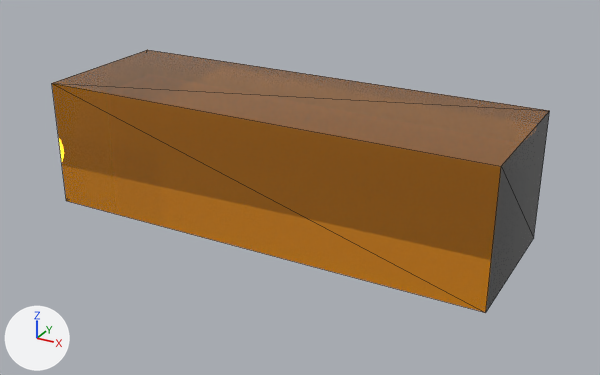
A saved change to the glTF model public/model/orange_glass_block.glb.
The view is the same before and after, from a camera (50 mm lens) standing at (2.47, -4.34, 1.99) and looking at (0.1, -0.03, -0.17). The lights are fixed; the arrows at lower left show +X, +Y and +Z. The older version comes first. Mesh edges are drawn as thin lines. Vertices at exactly the same position are counted once.

In view in the first picture: 'OrangeGlassBlock'.
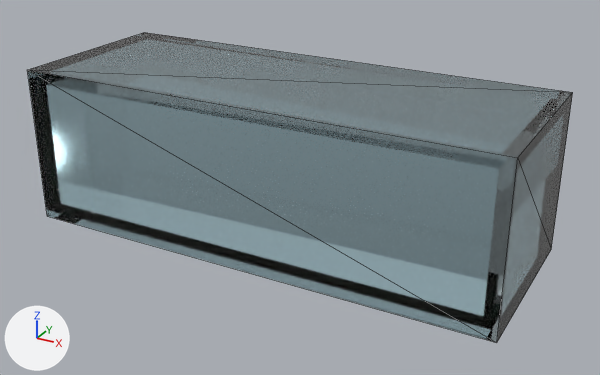
The change, as a list of edits to the scene's bpy script:
```text
Add mat_clearglass_003:
    mat_clearglass_003 = principled_material('ClearGlass.003')
    mat_clearglass_003.base_color = (0.8, 0.95, 1.0)  # pale blue #e7f9ff
    mat_clearglass_003.roughness = 0.03
    mat_clearglass_003.ior = 1.52
    mat_clearglass_003.transmission_weight = 1.0
Change me_cube_001:
    used by ob_orangeglassblock; location = (0.0, 0.0, 0.0)
    remove me_cube_001.from_pydata(...)  # 8 vertices, 12 faces; spans x -1.5..1.5, y -0.5..0.5, z -0.43..0.43
    add me_cube_001.from_pydata(...)  # 16 vertices, 24 faces; spans x -1.6..1.6, y -0.6..0.6, z -0.53..0.53
    me_cube_001 part 1: a new loose piece, a box spanning x -1.6..1.6, y -0.6..0.6, z -0.53..0.53, in mat_clearglass_003 (pale blue #e7f9ff)
    me_cube_001 part 2: 12 faces spanning x -1.5..1.5, y -0.5..0.5, z -0.43..0.43 switch from mat_orangeglass_002 (orange #ffa019) to mat_clearglass_003 (pale blue #e7f9ff)
```

Where the change shows, as pixel boxes [x1, y1, x2, y2] in the pictures (600 x 375 px):
'OrangeGlassBlock', reshaped (10% wider, 18% taller)
    before: [52, 50, 550, 313]
    after: [27, 32, 573, 343]
part 1 of me_cube_001, added
    after: [27, 32, 573, 343]
part 2 of me_cube_001, recoloured
    before: [52, 50, 550, 313]
